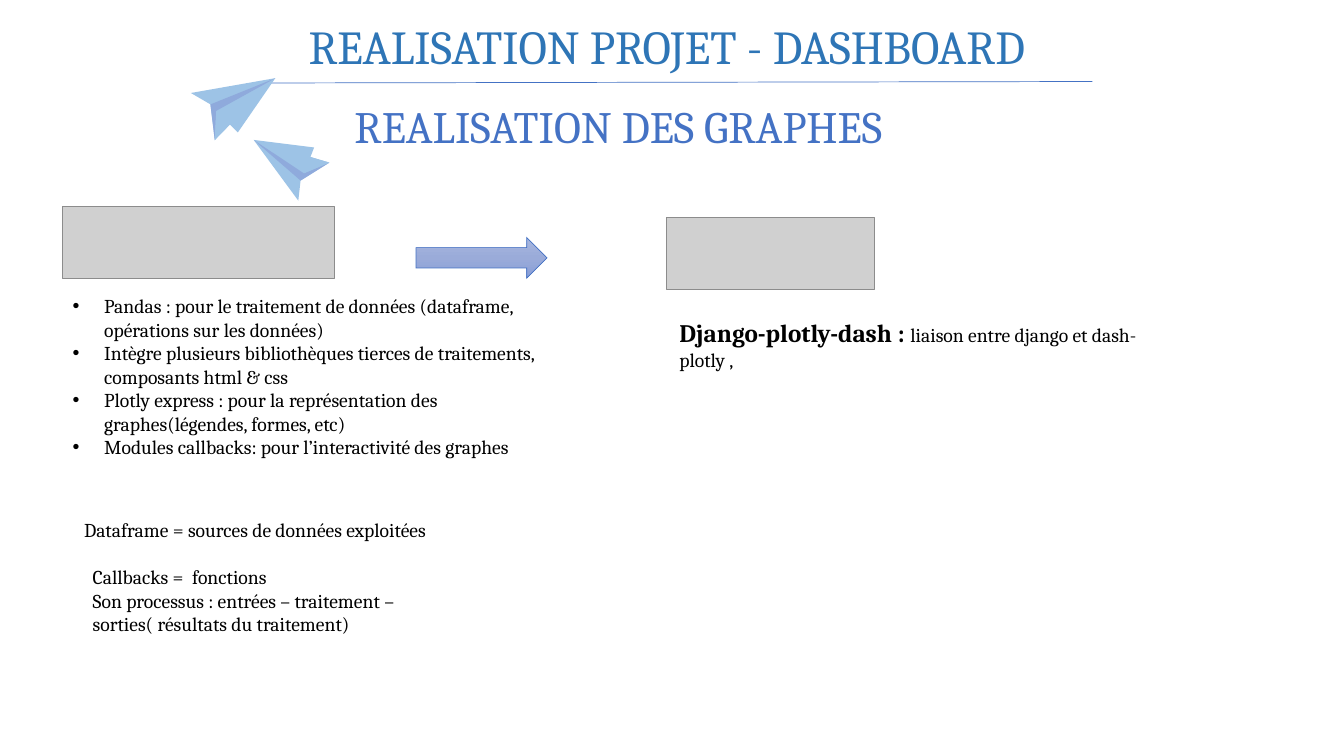
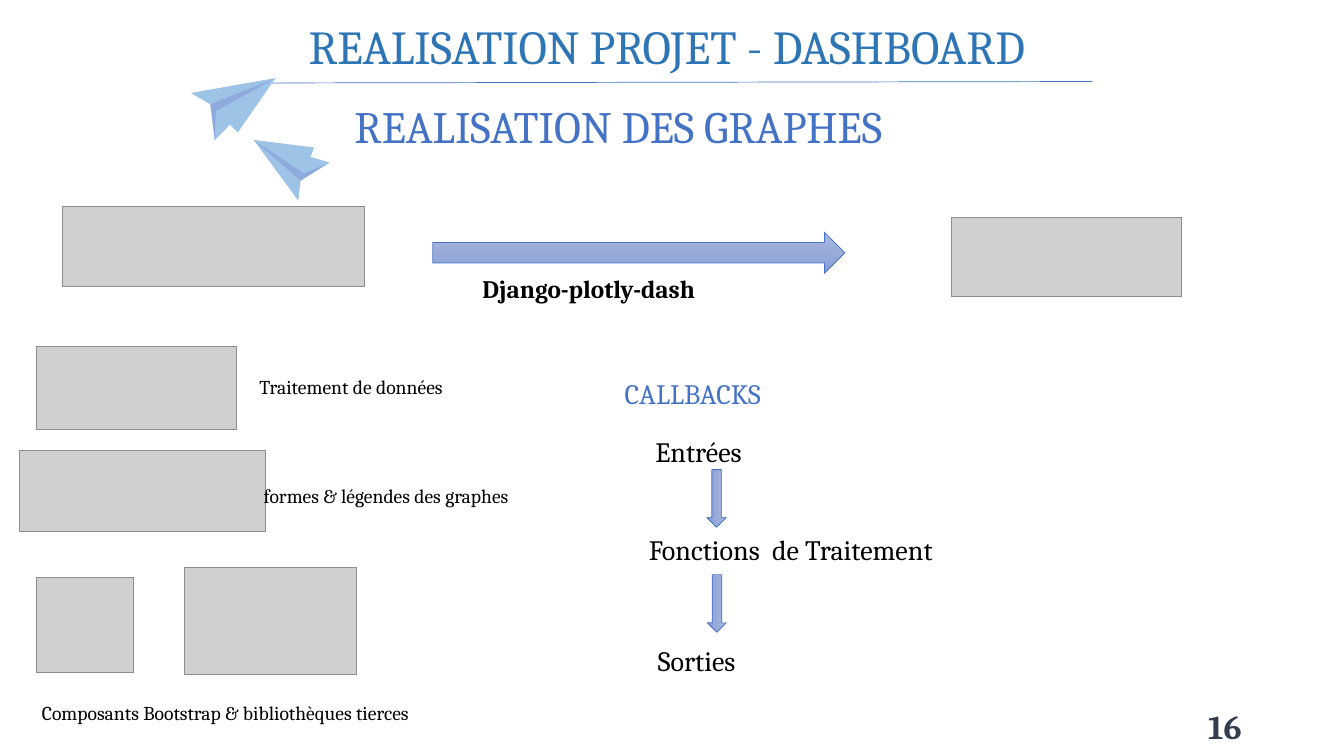
Before and after one commit to Claude127/stageX2, a slide deck: slide 16 of Presentation1.pptx. Drawn at 1344x756 pixels with LibreOffice and Linux fonts; fonts in the diff are those of the drawing; grey boxes stand for pictures. Boxes give left, top, right and bottom in pixels: in the first picture for what was removed or moved away, otherwise in the second. Text is boxed around its words. In the diff, an @@ line names an element or a change of style, - is before the commit and + after.

```diff
--- a/Presentation1.pptx
+++ b/Presentation1.pptx
@@ picture: place and size @@
-picture at bbox=[63, 207, 335, 278]
+picture at bbox=[63, 207, 365, 286]
@@ right arrow: place and size @@
-right arrow at bbox=[416, 238, 547, 278]
+right arrow at bbox=[433, 233, 845, 273]
@@ picture: place and size @@
-picture at bbox=[667, 218, 875, 289]
+picture at bbox=[952, 218, 1182, 297]
@@ text removed at bbox=[104, 299, 535, 459] @@
-• Pandas : pour le traitement de données (dataframe, opérations sur les données)
-• Intègre plusieurs bibliothèques tierces de traitements, composants html & css
-• Plotly express : pour la représentation des graphes(légendes, formes, etc)
-• Modules callbacks: pour l’interactivité des graphes
@@ text at bbox=[482, 280, 695, 304]: text changed; size 14 to 18 pt; bold on @@
-Django-plotly-dash : liaison entre django et dash-plotly ,
+Django-plotly-dash
@@ picture added at bbox=[36, 346, 237, 430] @@
@@ text at bbox=[259, 380, 443, 395]: text changed @@
-Dataframe = sources de données exploitées
+Traitement de données
@@ text added at bbox=[625, 385, 761, 404], 20 pt, text #4472C4 @@
+CALLBACKS
@@ text added at bbox=[655, 442, 741, 463], 20 pt, text #000000 @@
+Entrées
@@ picture added at bbox=[20, 451, 266, 532] @@
@@ right arrow added at bbox=[707, 470, 726, 527], fill gradient #A8B7DF to #9AABD9 to #889ED7, outline #4472C4 0.5 pt @@
@@ text added at bbox=[264, 485, 508, 508], 14 pt, text #000000 @@
+formes & légendes des graphes
@@ picture added at bbox=[185, 568, 357, 675] @@
@@ text added at bbox=[649, 540, 932, 561], 20 pt, text #000000 @@
+Fonctions de Traitement
@@ picture added at bbox=[36, 578, 133, 673] @@
@@ text removed at bbox=[93, 570, 380, 634] @@
-Callbacks = fonctions
-Son processus : entrées – traitement – sorties( résultats du traitement)
@@ right arrow added at bbox=[708, 575, 727, 632], fill gradient #A8B7DF to #9AABD9 to #889ED7, outline #4472C4 0.5 pt @@
@@ text added at bbox=[658, 652, 735, 672], 20 pt, text #000000 @@
+Sorties
@@ text added at bbox=[42, 706, 409, 724], 14 pt, text #000000 @@
+Composants Bootstrap & bibliothèques tierces
@@ page number added at bbox=[1208, 716, 1241, 740], 24 pt, text #333F50, bold @@
+16
```
Also in this commit, not shown: 12 other slides changed, 3 slides added, 5 other files.
